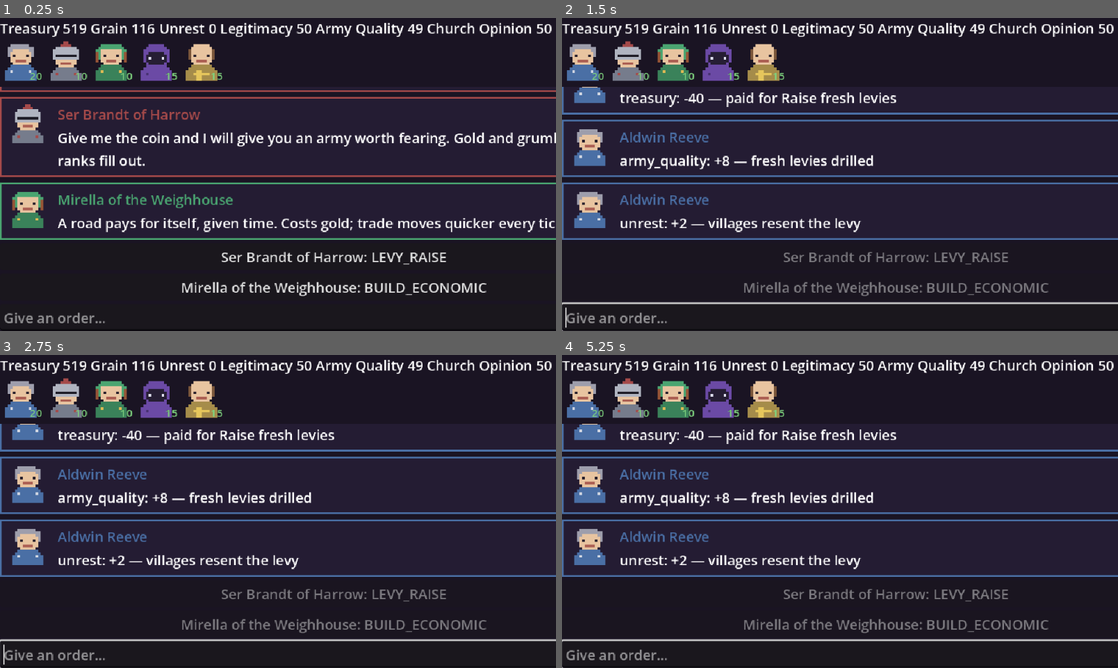
Above: before the commit, frames 1-4 (two rows, left to right).
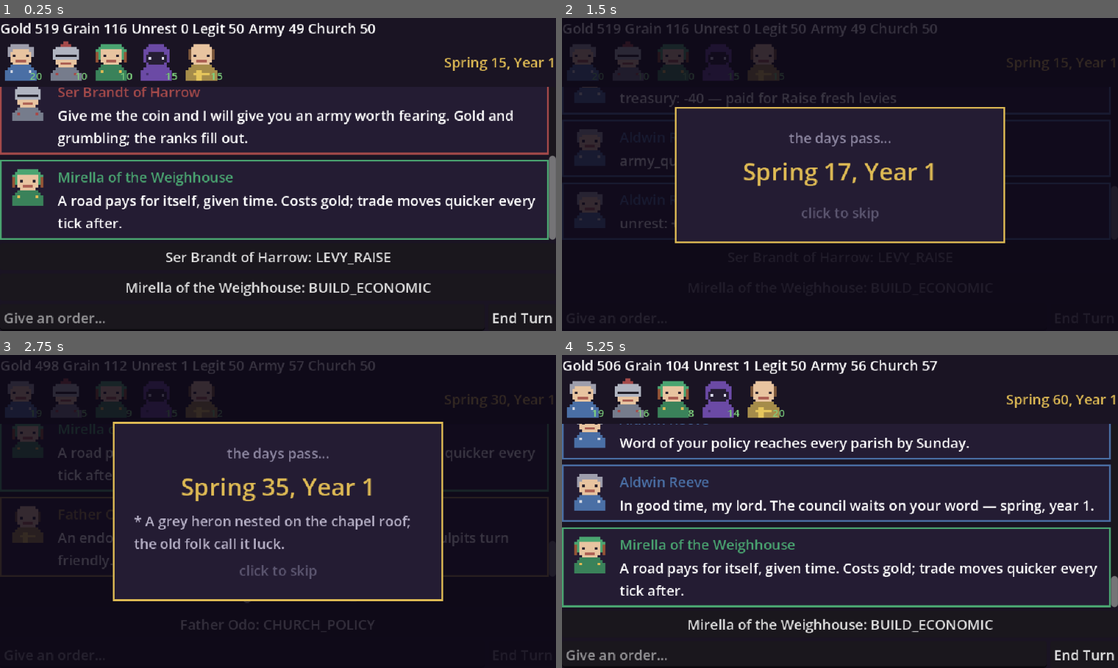
Above: after the commit, the same moments.

Repository: samuelzhang1201/game_design
Game: Godot game, scene res://scenes/council.tscn
The game is run twice, just before and just after one commit, with the same random seed, the same clock (stepped at 60 frames per second) and the same inputs.
Inputs (mouse positions are in pixels of both pictures, inside the frame that each line leads up to):
- Up to frame 1 (0.25 s): no input
- Up to frame 2 (1.5 s): click "Ser Brandt of Harrow: LEVY_RA…" at 0.5 s; click (1084, 318) at 1.25 s, where only the run after the commit has a clickable "End Turn"
- Up to frame 3 (2.75 s): tap Enter (ui_accept) at 2, 2.27 s; move the mouse to (400, 495) at 2.02 s; hold Shift from 2.03 s (still down); click (400, 495) at 2.17 s
- Up to frame 4 (5.25 s): release Shift at 2.75 s; click (840, 592) at 2.75 s, where only the run after the commit has a clickable "Mirella of the Weighhouse: BU…"; click (840, 624) at 3.5 s, where only the run after the commit has a clickable "Father Odo: CHURCH_POLICY"; click (1084, 655) at 4.25 s, where only the run after the commit has a clickable "End Turn"; tap Enter (ui_accept) at 5 s; drag from (728, 527) to (812, 574) at 5.02 s

The runs differ from the first frame. In frame 1, 18% of the frame differs, in the area x 0-100%, y 1-98%; in frame 2, 17%; in frame 3, 19%; in frame 4, 19%, in the area x 0-100%, y 1-100%.

Commit message:
fix: End Turn pushed off-screen by over-wide metrics row
The date label added with the calendar made the metrics HBox wider than
the 640px canvas; the root VBox overflowed right and End Turn (rightmost
in the input row) rendered off-screen — unreachable by mouse. Metrics now
use short names (Gold/Grain/Unrest/Legit/Army/Church, full name in the
tooltip) and the date moved to the roomy portraits row. Portraits count
test updated to count portrait panels, not row children.

Co-Authored-By: Claude Fable 5 <noreply@anthropic.com>
Claude-Session: https://claude.ai/code/session_018r9884tT7xdRwHXuYPSJgU

Diff:
--- a/scripts/ui/council_screen.gd
+++ b/scripts/ui/council_screen.gd
@@ -14,6 +14,10 @@
 	"court_physician": Color("a54a8c"),
 }
 const DEFAULT_SEAT_COLOR := Color("555555")
+## Short metric display names: the full names overflow the 640px canvas
+## once six metrics render, pushing End Turn off-screen (live bug).
+const METRIC_NAMES := {"treasury": "Gold", "grain": "Grain", "unrest": "Unrest",
+	"legitimacy": "Legit", "army_quality": "Army", "church_opinion": "Church"}
 
 var metrics_box: HBoxContainer
 var portraits_box: HBoxContainer
@@ -218,16 +222,24 @@
 		reasons[d["metric"]] = "%+.1f: %s" % [d["delta"], d["reason"]]
 	for m in ["treasury", "grain", "unrest", "legitimacy", "army_quality", "church_opinion"]:
 		var l := Label.new()
-		l.text = "%s %d" % [m.capitalize(), int(Game.state.metrics[m])]
-		l.tooltip_text = reasons.get(m, "no change")
+		l.text = "%s %d" % [METRIC_NAMES[m], int(Game.state.metrics[m])]
+		l.tooltip_text = "%s\n%s" % [m.capitalize(), reasons.get(m, "no change")]
 		l.mouse_filter = Control.MOUSE_FILTER_STOP
 		metrics_box.add_child(l)
+
+
+func _render_date() -> void:
+	for child in portraits_box.get_children():
+		if child.name == "DateLabel":
+			child.queue_free()
 	var date := Label.new()
+	date.name = "DateLabel"
 	date.text = Calendar.date_string(Game.state.tick)
 	date.add_theme_color_override("font_color", Color("deba54"))
 	date.size_flags_horizontal = Control.SIZE_EXPAND_FILL
 	date.horizontal_alignment = HORIZONTAL_ALIGNMENT_RIGHT
-	metrics_box.add_child(date)
+	date.size_flags_vertical = Control.SIZE_SHRINK_CENTER
+	portraits_box.add_child(date)
 
 ## Placeholder pixel portraits (spec §6 / carried Task 11 acceptance criterion):
 ## one 48x48 panel per seated minister, in seat order, rebuilt whenever the
@@ -240,6 +252,8 @@
 	for seat in Game.state.council:
 		var char_id: String = Game.state.council[seat]
 		portraits_box.add_child(_build_portrait(char_id, seat))
+	# Date lives at the right of the portraits row (plenty of free width).
+	_render_date()
 
 func _build_portrait(char_id: String, seat: String) -> Control:
 	var panel := Control.new()
--- a/tests/ui/test_council_screen.gd
+++ b/tests/ui/test_council_screen.gd
@@ -53,7 +53,13 @@
 	Game.start_campaign(42)
 	screen.begin()
 	await wait_frames(2)
-	assert_eq(screen.portraits_box.get_child_count(), Game.state.council.size())
+	# The row holds one portrait per seated minister plus the DateLabel
+	# (calendar feature); count only the portrait panels.
+	var portrait_count := 0
+	for child in screen.portraits_box.get_children():
+		if child.name != "DateLabel":
+			portrait_count += 1
+	assert_eq(portrait_count, Game.state.council.size())
 	assert_gt(Game.state.council.size(), 0)  # guard against a vacuous pass
 
 ## FIX 6: End Turn must not be clickable while a free-text order is being
Not shown, added: scripts/engine/event_effects.gd.uid
Not shown, added: scripts/engine/event_system.gd.uid
Not shown, added: scripts/engine/trigger_dsl.gd.uid
Not shown, added: tests/engine/test_event_effects.gd.uid
Not shown, added: tests/engine/test_event_system.gd.uid
Not shown, added: tests/engine/test_trigger_dsl.gd.uid
